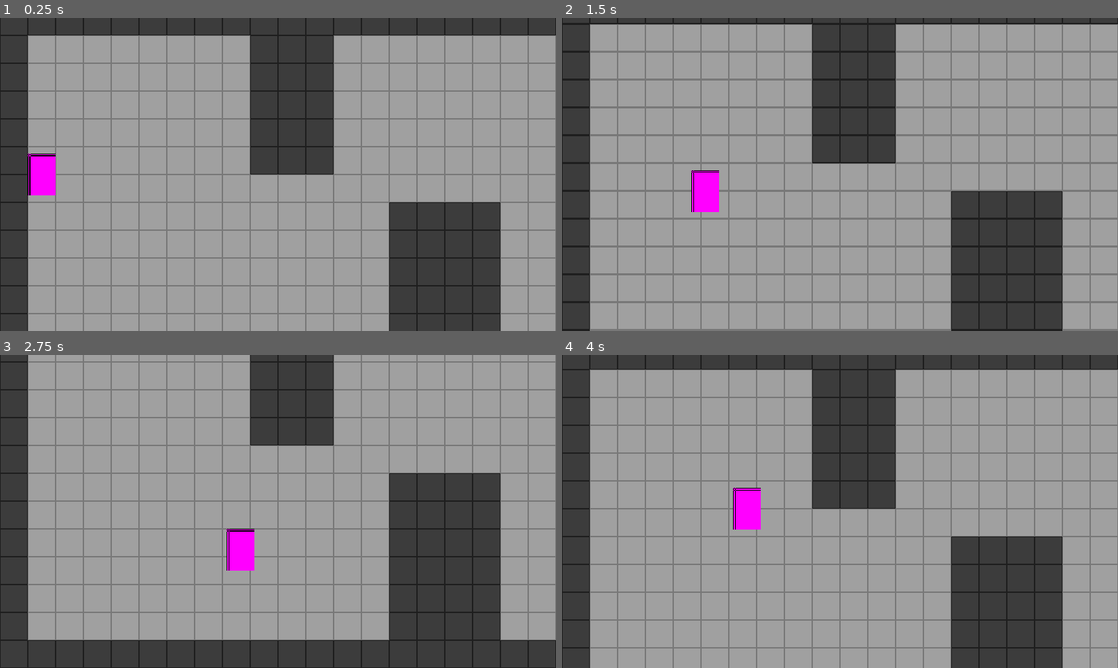
Above: before the commit, frames 1-4 (two rows, left to right).
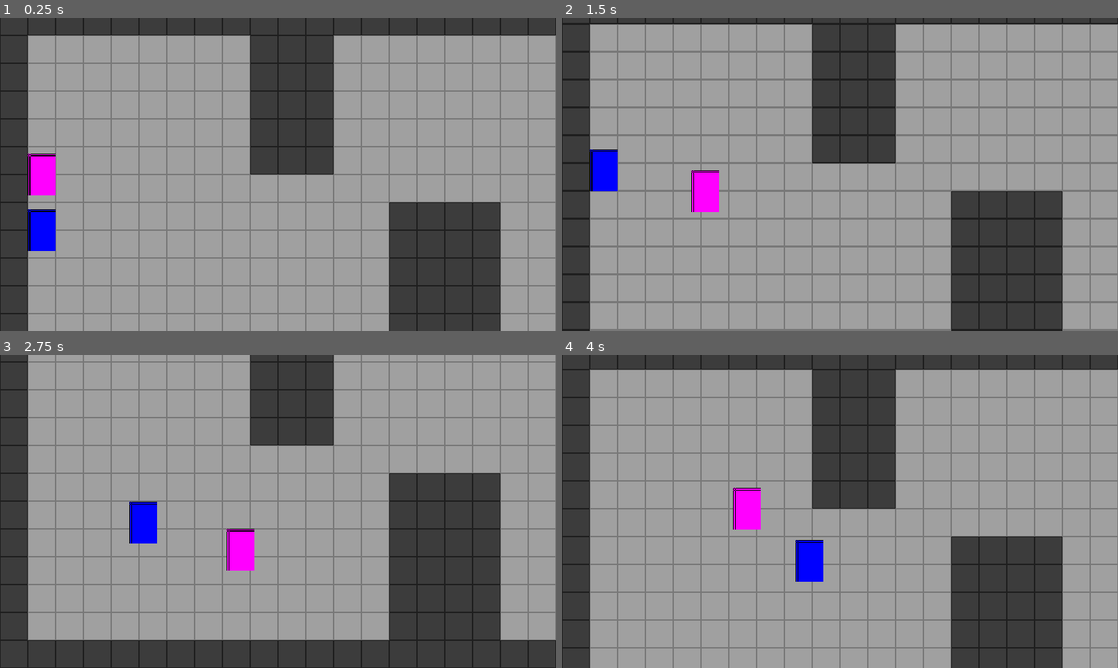
Above: after the commit, the same moments.

Repository: styfCaballero91/demake-ff13-demo
Game: Godot game, scene res://niveles/pasillo_prueba/pasillo_prueba.tscn
The game is run twice, just before and just after one commit, with the same random seed, the same clock (stepped at 60 frames per second) and the same inputs. This scene is started directly instead of the project's main scene.
Inputs:
- Up to frame 1 (0.25 s): no input
- Up to frame 2 (1.5 s): tap Enter at 0.5 s; hold D (mover_derecha) 0.53-1.28 s; hold S (mover_abajo) from 1.28 s (still down)
- Up to frame 3 (2.75 s): release S (mover_abajo) at 2.03 s; hold D (mover_derecha) from 2.03 s (still down)
- Up to frame 4 (4 s): release D (mover_derecha) at 2.78 s; hold W (mover_arriba) 2.78-3.53 s; hold A (mover_izquierda) from 3.53 s (still down)

The runs differ from the first frame. In frame 1, 0.7% of the frame differs, in the area x 5-10%, y 61-75%; in frame 2, 0.7%; in frame 3, 0.7%; in frame 4, 0.7%.

Commit message:
V.0.4 personaje seguidor que recorre el camino del jugador

Diff:
--- a/actores/jugador/jugador.tscn
+++ b/actores/jugador/jugador.tscn
@@ -9,6 +9,7 @@
 size = Vector2(24, 16)
 
 [node name="Jugador" type="CharacterBody2D" unique_id=879637461]
+collision_layer = 2
 motion_mode = 1
 script = ExtResource("1_taipi")
 
--- /dev/null
+++ b/actores/seguidor/seguidor.gd
@@ -0,0 +1,50 @@
+extends CharacterBody2D
+
+# Velocidad de movimiento en píxeles por segundo
+const SPEED: float = 160.0
+
+# Distancia aproximada en píxeles que el seguidor mantiene del objetivo
+const STOP_DISTANCE: float = 80.0
+
+# Distancia en píxeles entre los puntos guardados del rastro
+const TRAIL_STEP: float = 8.0
+
+# Distancia a la que se considera alcanzado un punto del rastro
+const REACH_DISTANCE: float = 8.0
+
+# Nodo que el seguidor debe perseguir (se asigna desde el Inspector)
+@export var target: Node2D
+
+# Puntos por donde ha pasado el objetivo
+var trail: Array[Vector2] = []
+
+func _ready() -> void:
+	# Guarda la posición inicial del objetivo como primer punto del rastro
+	if target != null:
+		trail.append(target.global_position)
+
+func _physics_process(_delta: float) -> void:
+	# No hace nada si no hay objetivo asignado
+	if target == null:
+		return
+
+	# Guarda un punto nuevo cuando el objetivo se aleja del último punto
+	if target.global_position.distance_to(trail.back()) >= TRAIL_STEP:
+		trail.append(target.global_position)
+
+	# Cantidad de puntos que el seguidor debe dejar entre él y el objetivo
+	var delay_points: int = int(STOP_DISTANCE / TRAIL_STEP)
+
+	# Descarta los puntos más antiguos que ya alcanzó
+	while trail.size() > delay_points and global_position.distance_to(trail[0]) < REACH_DISTANCE:
+		trail.pop_front()
+
+	# Se detiene si el objetivo está cerca
+	if trail.size() <= delay_points:
+		velocity = Vector2.ZERO
+		return
+
+	# Se mueve hacia el punto más antiguo del rastro
+	var direction: Vector2 = global_position.direction_to(trail[0])
+	velocity = direction * SPEED
+	move_and_slide()
--- /dev/null
+++ b/actores/seguidor/seguidor.tscn
@@ -0,0 +1,22 @@
+[gd_scene format=3 uid="uid://o0sw3op6vwft"]
+
+[ext_resource type="Script" uid="uid://basw2s321dwv4" path="res://actores/seguidor/seguidor.gd" id="1_p45sy"]
+
+[sub_resource type="PlaceholderTexture2D" id="PlaceholderTexture2D_vd5s2"]
+size = Vector2(32, 48)
+
+[sub_resource type="RectangleShape2D" id="RectangleShape2D_abpqg"]
+size = Vector2(24, 16)
+
+[node name="Seguidor" type="CharacterBody2D" unique_id=432152677]
+collision_layer = 4
+motion_mode = 1
+script = ExtResource("1_p45sy")
+
+[node name="MarcadorVisual" type="Sprite2D" parent="." unique_id=444332124]
+modulate = Color(0, 0, 1, 1)
+texture = SubResource("PlaceholderTexture2D_vd5s2")
+
+[node name="FormaColision" type="CollisionShape2D" parent="." unique_id=1904751919]
+position = Vector2(0, 16)
+shape = SubResource("RectangleShape2D_abpqg")
--- a/niveles/pasillo_prueba/pasillo_prueba.tscn
+++ b/niveles/pasillo_prueba/pasillo_prueba.tscn
@@ -2,6 +2,7 @@
 
 [ext_resource type="PackedScene" uid="uid://dfib1v64ewo4a" path="res://actores/jugador/jugador.tscn" id="1_jhrqs"]
 [ext_resource type="TileSet" uid="uid://dakvsm0tsb5ji" path="res://niveles/pasillo_prueba/conjunto_tiles_pasillo.tres" id="2_b3ivy"]
+[ext_resource type="PackedScene" uid="uid://o0sw3op6vwft" path="res://actores/seguidor/seguidor.tscn" id="3_1hahj"]
 
 [node name="PasilloPrueba" type="Node2D" unique_id=965386833]
 
@@ -16,4 +17,8 @@
 limit_right = 1984
 limit_bottom = 448
 
+[node name="Seguidor" parent="." unique_id=432152677 node_paths=PackedStringArray("target") instance=ExtResource("3_1hahj")]
+position = Vector2(48, 256)
+target = NodePath("../Jugador")
+
 [editable path="Jugador"]
Not shown, added: actores/seguidor/seguidor.gd.uid
